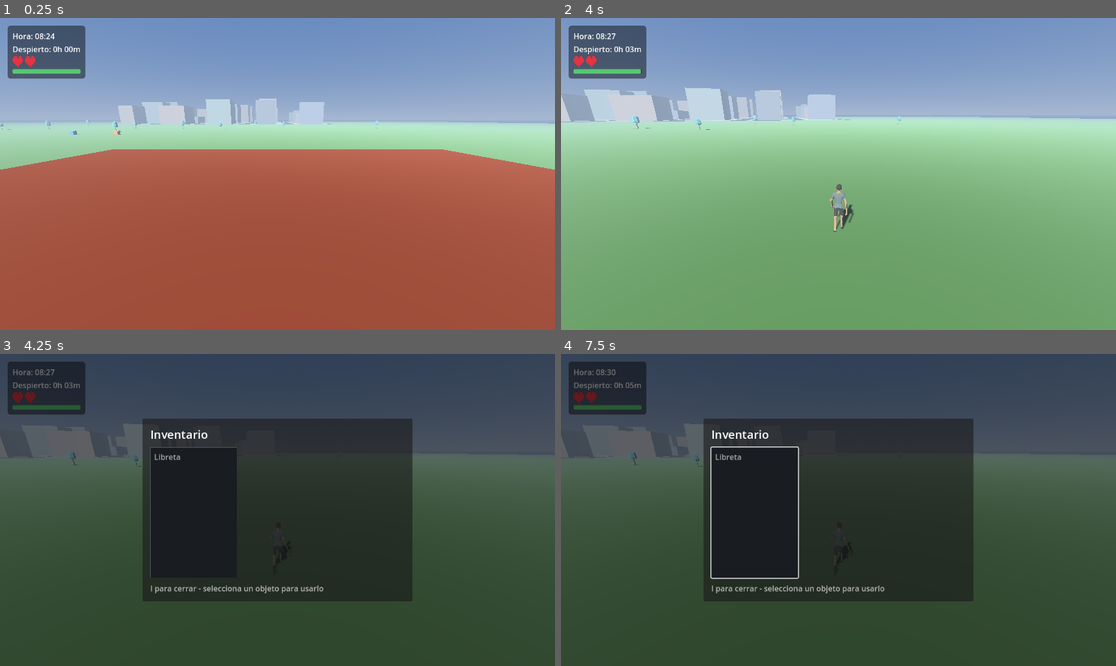
Above: before the commit, frames 1-4 (two rows, left to right).
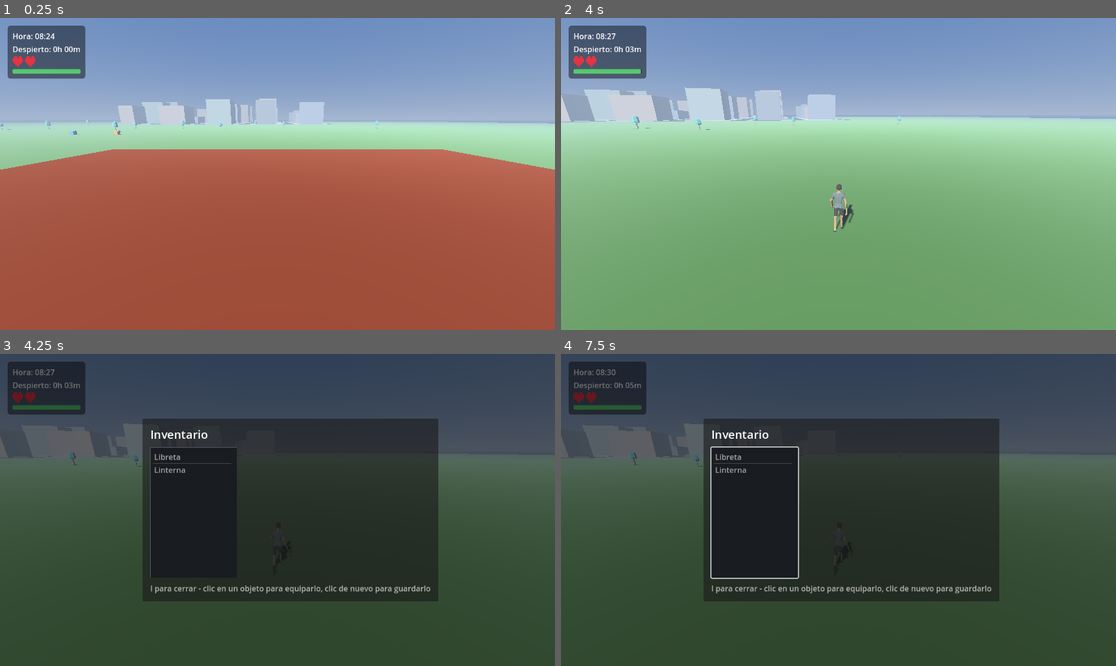
Above: after the commit, the same moments.

Repository: BigBang1010101010/game12
Game: Godot game, scene res://scenes/main.tscn
The game is run twice, just before and just after one commit, with the same random seed, the same clock (stepped at 60 frames per second) and the same inputs.
Inputs (mouse positions are in pixels of both pictures, inside the frame that each line leads up to):
- Up to frame 1 (0.25 s): no input
- Up to frame 2 (4 s): tap Enter at 0.5 s; move the mouse to (866, 174) at 0.52 s; hold E (interact) 0.53-1.28 s; hold W (move_forward) from 0.53 s (still down); click (866, 174) at 0.67 s; tap Space (jump) at 0.77, 1.52, 3.02, 3.77 s; move the mouse to (810, 174) at 1.27 s; tap Z (sleep) at 1.35 s; move the mouse to (849, 167) at 2.02 s; hold Ctrl (sprint) 2.03-2.78 s; move the mouse to (832, 180) at 2.77 s; tap Shift at 2.85 s; click (832, 180) at 2.92 s; move the mouse to (877, 177) at 3.52 s; hold E (interact) from 3.53 s (still down)
- Up to frame 3 (4.25 s): keep holding W (move_forward); keep holding E (interact); tap I (toggle_inventory) at 4.15 s
- Up to frame 4 (7.5 s): release W (move_forward) at 4.25 s; release E (interact) at 4.25 s; drag from (672, 463) to (755, 432) at 4.27 s; move the mouse to (866, 510) at 5.02 s; hold S (move_back) 5.03-5.75 s; hold Ctrl (sprint) 5.03-5.75 s; click (866, 510) at 5.17 s; tap Space (jump) at 5.75, 6.77, 7.25 s; drag from (755, 432) to (727, 525) at 5.77 s; tap Enter at 6.5 s; move the mouse to (960, 494) at 6.52 s; hold W (move_forward) 6.53-7.25 s; hold E (interact) 6.53-7.25 s; drag from (727, 525) to (810, 572) at 7.27 s

Frames 1-2 are identical in both runs. In frame 3, 3.2% of the frame differs, in the area x 27-79%, y 20-80%; in frame 4, 3.2%.

Commit message:
Add a flashlight and hold inventory items in the hand
New "Linterna" inventory item alongside the notebook. Selecting an item
in the menu equips it into the character's right hand; selecting the one
already held puts it away. scripts/held_item_builder.gd builds the little
models (flashlight body and lens, notebook cover and pages), so adding a
holdable item is one branch there rather than edits across three scripts.

Attachment: a single BoneAttachment3D on "Palm.R" - the real bone name in
this skeleton, index 23, parented to LowerArm.R - created once at spawn.
Held models are parented to it, so they follow the hand through every
animation instead of being repositioned per frame. The skeleton's global
basis carries a 37.18x scale (the FBX 100x times MODEL_SCALE) which the
attachment inherits, so the held model divides by the live scale read at
runtime rather than a hardcoded number.

The flashlight's SpotLight3D is parented to the player rather than the
bone: its position is snapped to the hand each frame, but its aim follows
where the character faces. Hanging it off the bone would point it along
whatever arbitrary axis the rig gave that bone. It runs in _process so it
tracks the rendered pose rather than lagging a physics tick.

Also disabled directional shadows while the sun is below the horizon -
shadows from a below-horizon light are meaningless and the cascade is
pure cost.

Verified in the real scene:
- alignment across DIFFERENT animations, which was the specific ask: the
  distance from the item to the Palm.R bone is 0.0671 in idle, run AND
  jump, with a spread of 0.00000 in each, while the hand bone itself
  travelled 0.043, 0.529 and 0.349 units respectively - so the hand
  really was moving and the item tracked it exactly, not just in idle
- the flashlight lights the world: at midnight, ground luminance measures
  0.1256 with it equipped against 0.0947 without, 33% brighter, and the
  rendered beam is clearly visible on the grass
- unequipping removes both the model and the light (both null, held id
  cleared)
- through the menu: selecting the flashlight equips it, selecting it
  again puts it away, and selecting the notebook equips that instead and
  opens the notes pane
- rendered a close-up showing the flashlight held in the right hand

Note on a false alarm: a dark rectangle in my first night renders looked
like a shadow artifact and I briefly attributed it to the shadow cascade.
It was not - my test camera was sitting inside the house, and the
rectangle was the doorway seen from the dark interior. The shadow comment
was corrected to state the real (performance) reason for the change.

Diff:
--- a/scripts/day_night_cycle.gd
+++ b/scripts/day_night_cycle.gd
@@ -162,6 +162,10 @@
 		_light.rotation = Vector3(-sun_angle, deg_to_rad(-30.0), 0.0)
 		_light.light_color = _phase_color()
 		_light.light_energy = _phase_energy()
+		# Directional shadows only while the sun is actually up: once it is
+		# below the horizon the shadows it casts are meaningless, and the
+		# cascade is pure cost. Cheap win, no visual change at night.
+		_light.shadow_enabled = _night_blend() < 0.5
 
 	if _environment:
 		var night_blend: float = _night_blend()
--- /dev/null
+++ b/scripts/held_item_builder.gd
@@ -0,0 +1,73 @@
+extends RefCounted
+class_name HeldItemBuilder
+
+## Builds the little 3D models that appear in the character's hand when an
+## inventory item is equipped. Kept apart from both the inventory data and the
+## player so adding a new holdable item is one branch here, not edits spread
+## across three scripts.
+
+## Returns a Node3D for `kind`, or null if that kind is not holdable.
+static func build(kind: String) -> Node3D:
+	match kind:
+		Inventory.KIND_FLASHLIGHT:
+			return _build_flashlight()
+		Inventory.KIND_NOTEBOOK:
+			return _build_notebook()
+	return null
+
+static func _build_flashlight() -> Node3D:
+	var root := Node3D.new()
+	root.name = "Flashlight"
+
+	var body := MeshInstance3D.new()
+	var body_mesh := CylinderMesh.new()
+	body_mesh.top_radius = 0.032
+	body_mesh.bottom_radius = 0.036
+	body_mesh.height = 0.17
+	body_mesh.material = _material(Color(0.18, 0.19, 0.22), 0.45)
+	body.mesh = body_mesh
+	# Cylinders stand along Y by default; lay it along -Z so it points the way
+	# the light shines.
+	body.rotation_degrees.x = 90.0
+	root.add_child(body)
+
+	var head := MeshInstance3D.new()
+	var head_mesh := CylinderMesh.new()
+	head_mesh.top_radius = 0.055
+	head_mesh.bottom_radius = 0.034
+	head_mesh.height = 0.07
+	head_mesh.material = _material(Color(0.75, 0.72, 0.55), 0.35)
+	head.mesh = head_mesh
+	head.rotation_degrees.x = 90.0
+	head.position.z = -0.115
+	root.add_child(head)
+
+	return root
+
+static func _build_notebook() -> Node3D:
+	var root := Node3D.new()
+	root.name = "Notebook"
+
+	var cover := MeshInstance3D.new()
+	var cover_mesh := BoxMesh.new()
+	cover_mesh.size = Vector3(0.16, 0.02, 0.21)
+	cover_mesh.material = _material(Color(0.55, 0.18, 0.16), 0.8)
+	cover.mesh = cover_mesh
+	root.add_child(cover)
+
+	var pages := MeshInstance3D.new()
+	var pages_mesh := BoxMesh.new()
+	pages_mesh.size = Vector3(0.148, 0.016, 0.198)
+	pages_mesh.material = _material(Color(0.94, 0.93, 0.88), 0.9)
+	pages.mesh = pages_mesh
+	pages.position.y = 0.012
+	root.add_child(pages)
+
+	return root
+
+static func _material(color: Color, roughness: float) -> StandardMaterial3D:
+	var material := StandardMaterial3D.new()
+	material.albedo_color = color
+	material.roughness = roughness
+	material.metallic_specular = 0.2
+	return material
--- a/scripts/inventory.gd
+++ b/scripts/inventory.gd
@@ -14,6 +14,7 @@
 signal items_changed
 
 const KIND_NOTEBOOK := "notebook"
+const KIND_FLASHLIGHT := "flashlight"
 
 var items: Array[Dictionary] = []
 
@@ -26,6 +27,12 @@
 		"kind": KIND_NOTEBOOK,
 		# Notes live here for the session. Not written to disk yet.
 		"data": {"text": ""},
+	})
+	add_item({
+		"id": "flashlight",
+		"name": "Linterna",
+		"kind": KIND_FLASHLIGHT,
+		"data": {},
 	})
 
 func add_item(item: Dictionary) -> void:
--- a/scripts/inventory_ui.gd
+++ b/scripts/inventory_ui.gd
@@ -97,7 +97,7 @@
 	notebook_panel.visible = false
 
 	hint_label = Label.new()
-	hint_label.text = "I para cerrar - selecciona un objeto para usarlo"
+	hint_label.text = "I para cerrar - clic en un objeto para equiparlo, clic de nuevo para guardarlo"
 	hint_label.modulate = Color(1, 1, 1, 0.65)
 	column.add_child(hint_label)
 
@@ -157,9 +157,24 @@
 		return
 	_use_item(Inventory.items[index])
 
-## Dispatch point for using an item. New item kinds get a branch here; the
-## rest of the menu needs no changes.
+## Dispatch point for using an item. Selecting an item equips it into the
+## character's hand; selecting the one already held puts it away again. New
+## item kinds get a branch here; the rest of the menu needs no changes.
 func _use_item(item: Dictionary) -> void:
+	var player := _get_player()
+	var item_id: String = str(item.get("id", ""))
+	var already_held: bool = player != null and player.has_method("is_holding") and player.is_holding(item_id)
+
+	if player and player.has_method("equip_item"):
+		if already_held:
+			player.unequip_item()
+		else:
+			player.equip_item(item)
+
+	if already_held:
+		notebook_panel.visible = false
+		return
+
 	match str(item.get("kind", "")):
 		Inventory.KIND_NOTEBOOK:
 			notebook_panel.visible = true
@@ -168,5 +183,9 @@
 		_:
 			notebook_panel.visible = false
 
+func _get_player() -> Node:
+	var players := get_tree().get_nodes_in_group("player")
+	return players[0] if not players.is_empty() else null
+
 func _on_notebook_text_changed() -> void:
 	Inventory.set_notebook_text(notebook_edit.text)
--- a/scripts/player.gd
+++ b/scripts/player.gd
@@ -98,6 +98,28 @@
 const RIDE_BONES := ["UpperLeg.L", "UpperLeg.R", "LowerLeg.L", "LowerLeg.R",
 	"UpperArm.L", "UpperArm.R", "LowerArm.L", "LowerArm.R"]
 
+## Bone the held item hangs off. Read from the model's own skeleton, where
+## the right hand is "Palm.R" (index 23, parented to LowerArm.R).
+const HAND_BONE := "Palm.R"
+
+## Where the item sits relative to that bone, in real world units. The
+## skeleton's global basis carries a 37.18x scale (the FBX 100x times
+## MODEL_SCALE), which a BoneAttachment3D inherits, so the held model is
+## divided by that at runtime - reading the live scale rather than hardcoding
+## it, so it survives any change to MODEL_SCALE.
+const HELD_ITEM_OFFSET := Vector3(0.0, -0.03, -0.06)
+const HELD_ITEM_ROTATION := Vector3(0.0, 0.0, 0.0)
+
+## Spot light shone by the flashlight.
+const FLASHLIGHT_RANGE := 22.0
+const FLASHLIGHT_ANGLE := 26.0
+const FLASHLIGHT_ENERGY := 6.0
+
+var hand_attachment: BoneAttachment3D = null
+var held_item_node: Node3D = null
+var held_item_id := ""
+var flashlight: SpotLight3D = null
+
 ## The node the rider's hands reach for while mounted, supplied by the
 ## vehicle (the bike passes its handlebar).
 var _handlebar_target: Node3D = null
@@ -292,6 +314,83 @@
 
 	animation_player.play(ANIM_IDLE)
 
+	_create_hand_attachment()
+
+## One BoneAttachment3D on the hand bone, created once. Anything equipped is
+## parented to it, so it follows the hand through every animation rather than
+## being repositioned by hand each frame.
+func _create_hand_attachment() -> void:
+	if not skeleton or hand_attachment:
+		return
+	if skeleton.find_bone(HAND_BONE) < 0:
+		push_warning("Player: no '%s' bone to attach held items to" % HAND_BONE)
+		return
+	hand_attachment = BoneAttachment3D.new()
+	hand_attachment.name = "HandAttachment"
+	hand_attachment.bone_name = HAND_BONE
+	skeleton.add_child(hand_attachment)
+
+## Shows `item` in the character's hand. Passing an empty dictionary, or an
+## item with nothing holdable, clears whatever is held.
+func equip_item(item: Dictionary) -> void:
+	unequip_item()
+	if item.is_empty() or not hand_attachment:
+		return
+	var kind: String = str(item.get("kind", ""))
+	var model := HeldItemBuilder.build(kind)
+	if not model:
+		return
+
+	held_item_id = str(item.get("id", ""))
+	held_item_node = model
+	hand_attachment.add_child(model)
+	# Undo the skeleton's baked scale so the item is its real size in the world.
+	var skel_scale: float = skeleton.global_transform.basis.get_scale().x
+	model.scale = Vector3.ONE / maxf(skel_scale, 0.0001)
+	model.position = HELD_ITEM_OFFSET / maxf(skel_scale, 0.0001)
+	model.rotation = HELD_ITEM_ROTATION
+
+	if kind == Inventory.KIND_FLASHLIGHT:
+		flashlight = SpotLight3D.new()
+		flashlight.name = "FlashlightBeam"
+		flashlight.spot_range = FLASHLIGHT_RANGE
+		flashlight.spot_angle = FLASHLIGHT_ANGLE
+		flashlight.light_energy = FLASHLIGHT_ENERGY
+		flashlight.light_color = Color(1.0, 0.96, 0.85)
+		flashlight.shadow_enabled = false
+		# Parented to the player, not the bone: its POSITION is snapped to the
+		# hand each frame, but its AIM follows where the character is facing.
+		# Hanging it off the bone instead would point it along whatever
+		# arbitrary axis the rig gave that bone.
+		add_child(flashlight)
+
+func unequip_item() -> void:
+	held_item_id = ""
+	if held_item_node:
+		held_item_node.queue_free()
+		held_item_node = null
+	if flashlight:
+		flashlight.queue_free()
+		flashlight = null
+
+func is_holding(item_id: String) -> bool:
+	return held_item_id == item_id
+
+## Keeps the flashlight beam at the hand and pointed where the character
+## looks. Runs in _process (not _physics_process) so it tracks the rendered
+## pose rather than lagging a physics tick behind it.
+func _process(_delta: float) -> void:
+	if not flashlight or not hand_attachment or not character_model:
+		return
+	flashlight.global_position = hand_attachment.global_position
+	var forward: Vector3 = -character_model.global_transform.basis.z
+	# The model is built facing +Z and turned by MODEL_FRONT_CORRECTION, so
+	# its own -Z is the direction it visually faces.
+	if forward.is_zero_approx():
+		return
+	var aim: Vector3 = flashlight.global_position + forward * 6.0 + Vector3(0, -1.2, 0)
+	flashlight.look_at(aim, Vector3.UP)
+
 func _update_animation() -> void:
 	if not animation_player:
 		return
